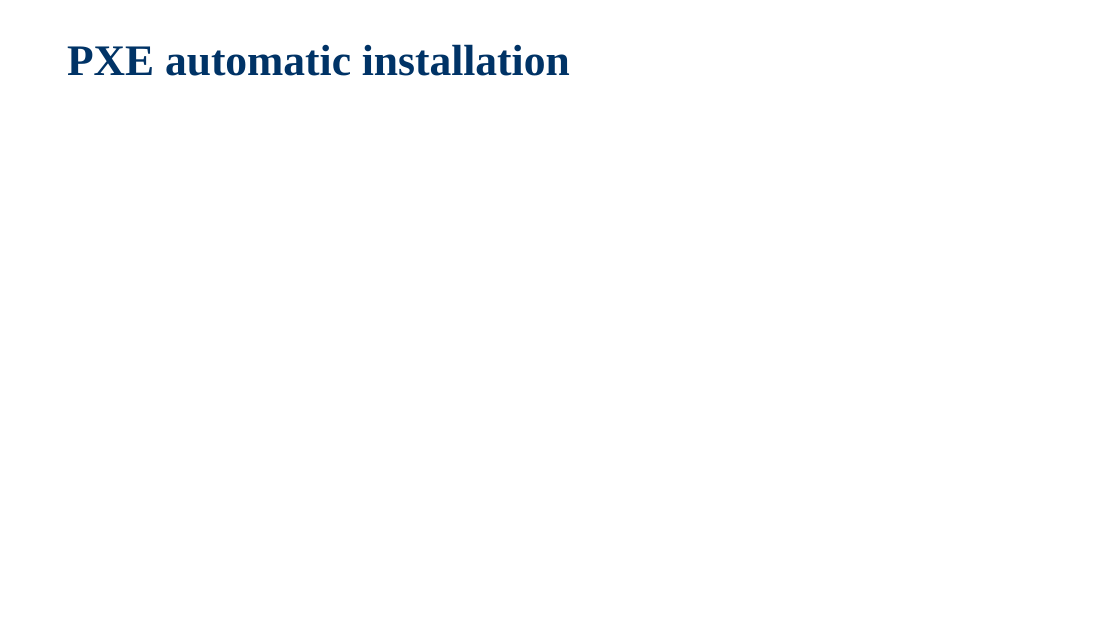
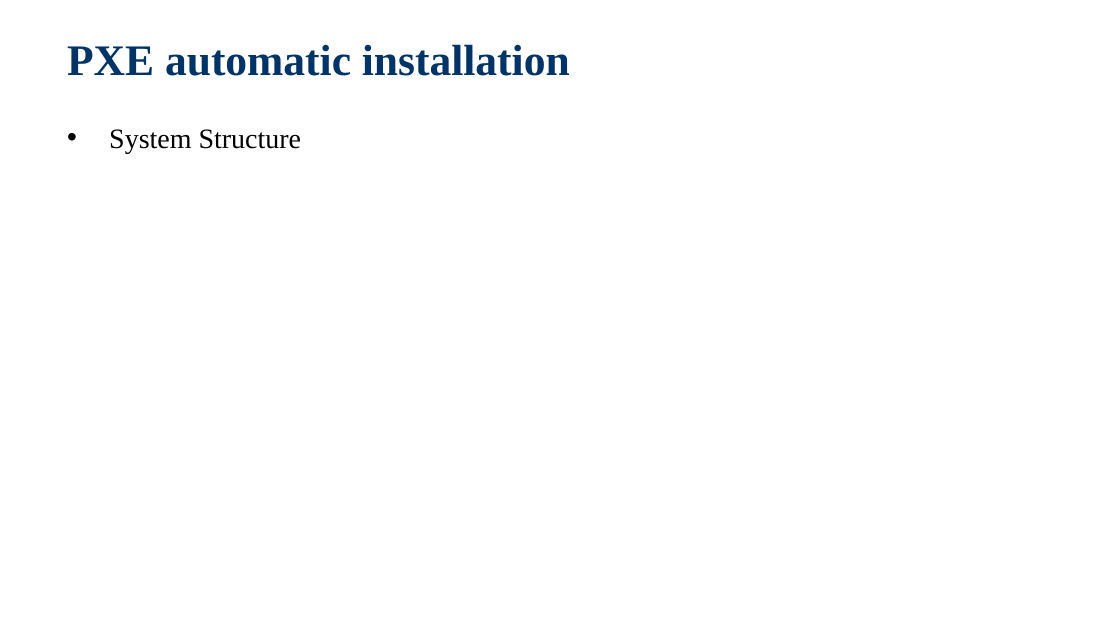
Before and after one commit to jackiejay888/automation, a slide deck: slide 18 of kpi/Test Automation_Demo.pptx (slide 16 before the commit). Drawn at 1120x630 pixels with LibreOffice and Linux fonts; fonts in the diff are those of the drawing; background and template pictures are left out. Boxes give left, top, right and bottom in pixels: in the first picture for what was removed or moved away, otherwise in the second. Text is boxed around its words. In the diff, an @@ line names an element or a change of style, - is before the commit and + after.

```diff
--- a/kpi/Test Automation_Demo.pptx
+++ b/kpi/Test Automation_Demo.pptx
@@ text added at bbox=[109, 129, 302, 153], 18 pt, text #000000 @@
+  • System Structure
```
Also in this commit, not shown: 7 other slides changed, 2 slides added, 6 other files.
